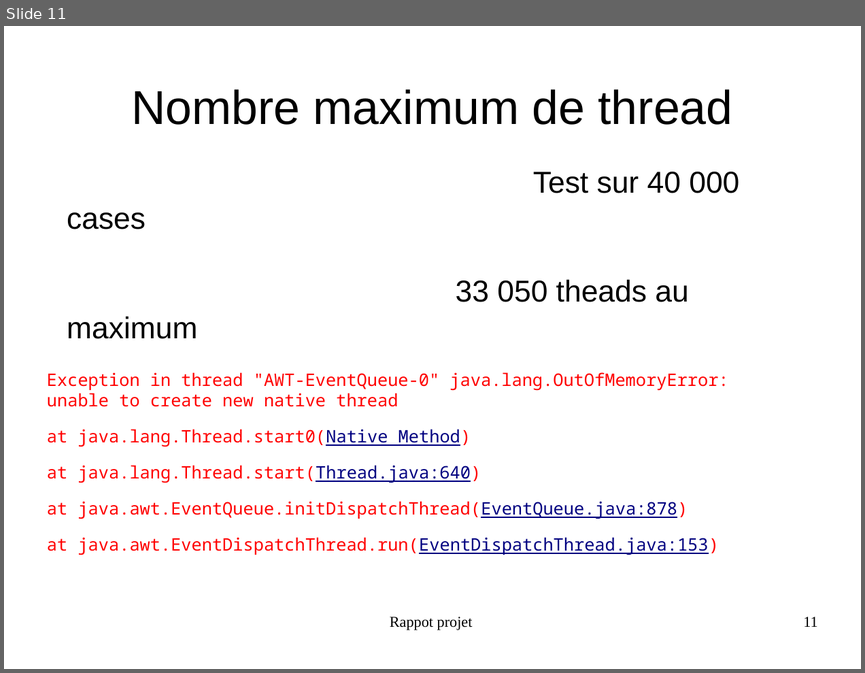
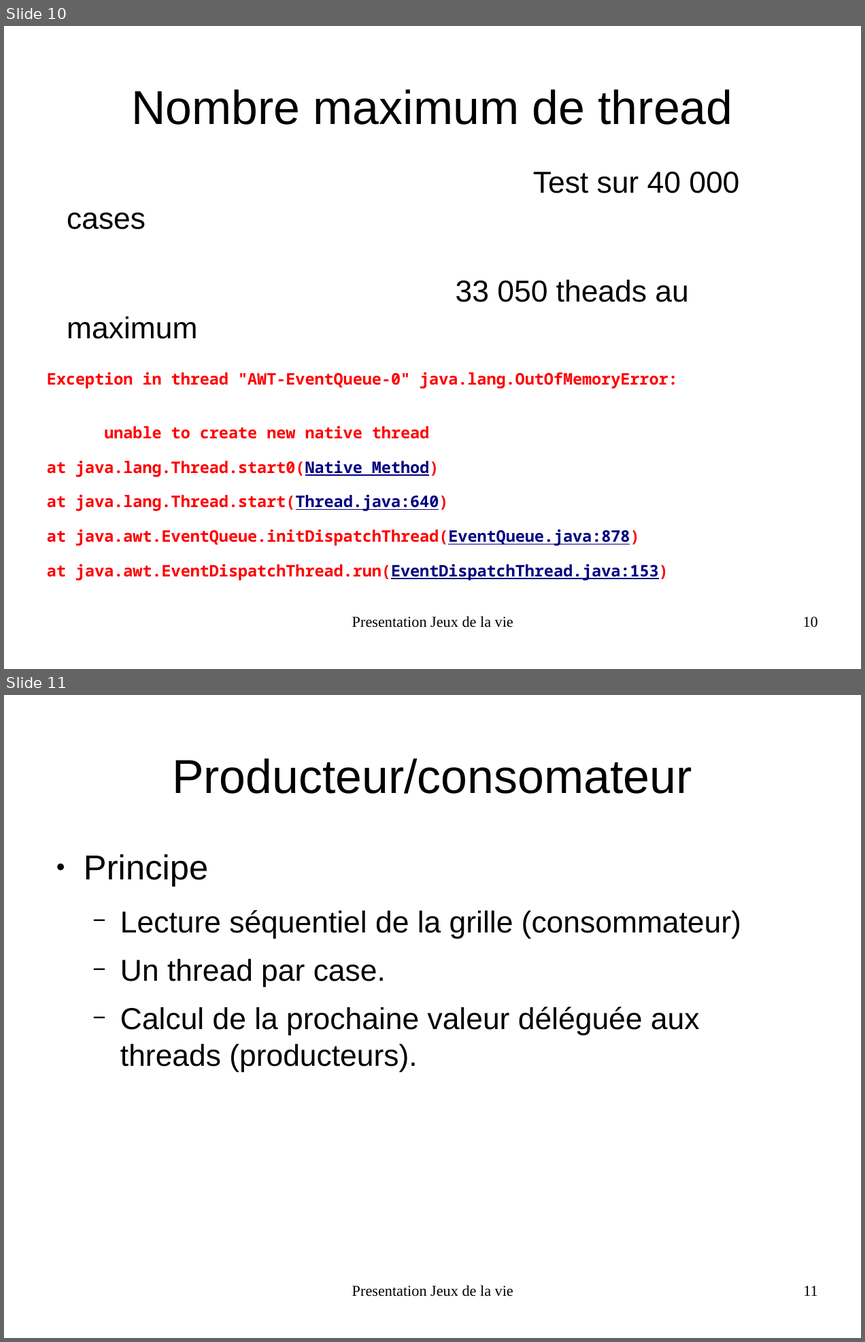
Before and after one commit to FabienInspiron/lifegame, a slide deck: Rapport/Presentation.odp. Shown one above the other, each under a label of ours: slide 11 before the commit, slides 10 and 11 after it. The pictures are 865x673 and 865x1342 pixels, drawn with LibreOffice and Linux fonts; fonts in the diff are those of the drawing. Boxes give left, top, right and bottom in pixels: in the first picture for what was removed or moved away, otherwise in the second. Text is boxed around its words. In the diff, an @@ line names an element or a change of style, - is before the commit and + after.

```diff
--- a/Rapport/Presentation.odp
+++ b/Rapport/Presentation.odp
@@ slide 11 added at (4, 695, 861, 1338), background #FFFFFF @@
@@ title added at (172, 758, 691, 794), 44 pt, text #000000 @@
+Producteur/consomateur
@@ text added at (84, 854, 741, 1072), 28 pt, text #000000 @@
+● Principe
+  − Lecture séquentiel de la grille (consommateur)
+  − Un thread par case.
+  − Calcul de la prochaine valeur déléguée aux threads (producteurs).
@@ text added at (352, 1285, 513, 1296), 14 pt, text #000000 @@
+Presentation Jeux de la vie
@@ page number added at (803, 1285, 817, 1295), 14 pt, text #000000 @@
+11
@@ what was slide 11 is now slide 10 @@
@@ slide 10 changed as well @@
@@ text at (47, 371, 678, 439): text changed; size 16 to 14.8 pt; bold on @@
-Exception in thread "AWT-EventQueue-0" java.lang.OutOfMemoryError: unable to create new native thread
+Exception in thread "AWT-EventQueue-0" java.lang.OutOfMemoryError:
+unable to create new native thread
@@ text at (47, 460, 668, 580): size 16 to 14.8 pt, bold on in "at java.lang.Thread.start0(Native Method)", "at java.lang.Thread.start(Thread.java:640)", "at java.awt.EventQueue.initDispatchThread(EventQueue.java:87 ...", "at java.awt.EventDispatchThread.run(EventDispatchThread.java ..." @@
@@ text at (352, 616, 513, 627): text changed @@
-Rappot projet
+Presentation Jeux de la vie
@@ page number at (803, 616, 818, 627): text changed @@
-11
+10
```
Also in this commit, not shown: 10 other slides changed, 3 other slides added, 1 slide removed, 8 other files.
